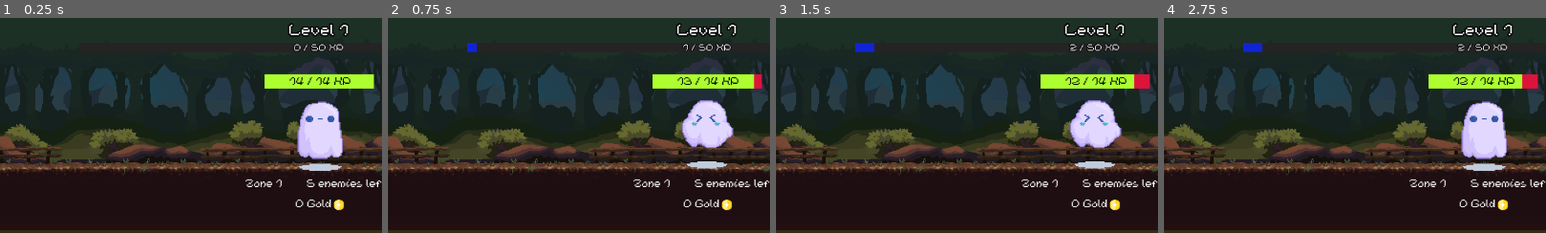
Above: before the commit, frames 1-4 (left to right).
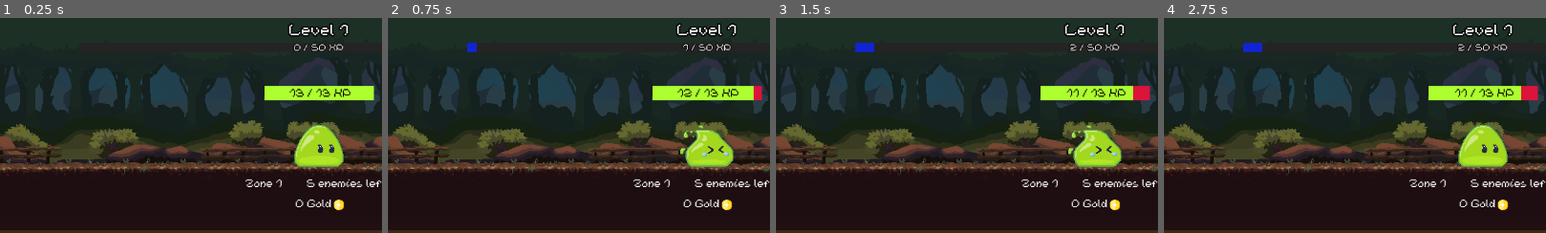
Above: after the commit, the same moments.

Repository: TTTaevas/SwordVenture
Game: Godot game, scene res://game.tscn
The game is run twice, just before and just after one commit, with the same random seed, the same clock (stepped at 60 frames per second) and the same inputs.
Inputs (mouse positions are % of the whole screen's width and height, from its top left):
- Up to frame 1 (0.25 s): no input
- Up to frame 2 (0.75 s): tap Enter at 0.5 s; move the mouse to (50, 27) at 0.52 s; click (50, 27) at 0.67 s
- Up to frame 3 (1.5 s): tap Space at 1.25 s; move the mouse to (30, 55) at 1.27 s; click (30, 55) at 1.42 s
- Up to frame 4 (2.75 s): tap Enter at 2 s; move the mouse to (60, 28) at 2.02 s; click (60, 28) at 2.17 s
The pictures show only the part of the screen within x 8-58%, y 0-50%; the shares and areas given below are measured in that part.

The runs differ from the first frame. In frame 1, 6.5% of the frame differs, in the area x 69-98%, y 26-72%; in frame 2, 6.6%, in the area x 69-98%, y 26-71%; in frame 3, 6.6%; in frame 4, 6.5%.

Commit message:
balance, catch up to fled enemies

Diff:
--- a/background.gd
+++ b/background.gd
@@ -14,10 +14,10 @@
 		if abs(i.position.x) > 640 :
 			i.position.x = 0
 
-func animate(enemies):
+func animate(max_time: float, normal_speed: float, enemies):
 	var elements := get_children()
-	var time := randf_range(0.90, 3.50)
-	var speed := 2.0 + (time / 2)
+	var time := randf_range(0.90, max_time)
+	var speed := normal_speed + (time / 2)
 
 	while time > 0:
 		await get_tree().create_timer(0.01).timeout
--- a/bottom_screen.gd
+++ b/bottom_screen.gd
@@ -17,11 +17,11 @@
 	"description": "Two rocks assembled on a stick. It's very cubic."},
 	{"category": "swords", "price": 100, "dps": 7, "name": "Iron Sword",
 	"description": "Forged by a blacksmith amateur. You'll have to deal with it."},
-	{"category": "swords", "price": 400, "dps": 20, "name": "Ruby Sword",
+	{"category": "swords", "price": 800, "dps": 20, "name": "Ruby Sword",
 	"description": "Shines like blood. Is it even made with Ruby?"},
-	{"category": "swords", "price": 2000, "dps": 60, "name": "Fire Sword",
+	{"category": "swords", "price": 3000, "dps": 60, "name": "Fire Sword",
 	"description": "A magical sword made of fire. Useful to cook some skeletons."},
-	{"category": "swords", "price": 5000, "dps": 150, "name": "Sapphire Sword",
+	{"category": "swords", "price": 12000, "dps": 150, "name": "Sapphire Sword",
 	"description": "Infused with magic, this sword shoots waves."},
 ]
 var shop_item = preload("res://shop_button.tscn")
@@ -64,9 +64,10 @@
 
 			# Cheat for vertical scrollbar
 			var separator = TextureRect.new()
+			separator.z_index = -10
 			separator.name = "separator_%s" % id
 			separator.texture = GradientTexture2D.new()
-			separator.texture.set_height(10 if id != len(filtered_items) else 30)
+			separator.texture.set_height(10 if id != len(filtered_items) else 60)
 			separator.texture.gradient = Gradient.new()
 			separator.texture.gradient.colors = PackedColorArray([Color(0,0,0,0), Color(0,0,0,0)])
 			shop.find_child("VContainer", true, false).add_child(separator)
@@ -77,6 +78,7 @@
 			var l = filtered_items[0]
 			var x = shop.find_children("item_*", "", true, false)[0].get_theme_font("font").get_string_size(l.description).x
 			var separator = TextureRect.new()
+			separator.z_index = -10
 			separator.name = "separator_horizontal"
 			separator.texture = GradientTexture2D.new()
 			separator.texture.set_width(x * 2)
@@ -130,7 +132,7 @@
 		button.position.x = x
 		button.position.y = $ShopBorder.position.y - 18 + (($ShopBorder.scale.y - 0.75) * 18)
 
-		var shop_items = shops.filter(func(s): return s.category == cat["name"])[0].find_children("item*", "Control", true, false)
+		var shop_items = shops.filter(func(s): return s.category == cat["name"])[0].find_child("VContainer", true, false).get_children().filter(func(i): return "separator" not in i.name)
 		for index in len(shop_items):
 			var item = shop_items[index]
 			item.position.x = 10
--- a/enemy.gd
+++ b/enemy.gd
@@ -19,6 +19,7 @@
 var panic := 0
 var shake := 0
 var fleeing := false
+var fled_once := false
 
 var max_health: int
 var health: int
@@ -39,7 +40,9 @@
 	blob_collision.position.y += offset
 	return blob_collision
 
-func _init():
+func _ready():
+	if max_health > 0:
+		return
 	var enemies = [
 		{normal = load("res://sprites/enemies/blob.png"), hurt = load("res://sprites/enemies/blobHurt.png"), dead = load("res://sprites/enemies/blobDead.png"),
 		offset = 0, collision = createShape(82, 70, 0)},
@@ -50,11 +53,11 @@
 	]
 	enemy_sprite = enemies.pick_random()
 
-	var personalities = ["plain", "coward", "persistent", "caring"]
+	var personalities := ["plain", "coward", "persistent", "caring"]
 	personality = personalities.pick_random()
 
 	var default_hp = randf_range(PlayerVariables.default_hp * 0.8, PlayerVariables.default_hp * 1.2)
-	health = default_hp * (((PlayerVariables.zone - 1) * 1.66) if PlayerVariables.zone > 1 else 1.0)
+	health = default_hp * (((PlayerVariables.zone - 1) * 1.88) if PlayerVariables.zone > 1 else 1.0)
 	if personality == "persistent":
 		health *= 1.3
 	elif personality == "caring":
@@ -69,7 +72,6 @@
 		var panic_bar = panicbar.instantiate()
 		add_child(panic_bar)
 
-func _ready():
 	var sprite := Sprite2D.new()
 	sprite.name = "Sprite"
 	sprite.texture = enemy_sprite.normal
@@ -99,7 +101,9 @@
 		new_position.x += 200
 		i -= 1
 
-	global_position.x = new_position.x + shake
+	if personality == "coward":
+		new_position.x += shake
+	global_position.x = new_position.x
 
 	if health <= 0 and not found_dead:
 		found_dead = true
@@ -107,27 +111,27 @@
 		pacification.emit("death", self)
 
 	elif personality == "coward" and not fleeing and not found_dead:
-		var dice = floor(randf_range(1, ((100 * health) / max_health) * PlayerVariables.zone))
+		var dice = floor(randf_range(1, ((100 * (health + PlayerVariables.level)) / max_health)))
 
-		if dice <= (panic * 2):
-			shake += 5 if dice <= (panic) else -shake + -5
+		if dice <= (panic * 3) or fled_once:
+			shake += 2 if dice <= (panic) else -shake + -2
 		if dice == 1:
 			panic += 1
 		if panic == 10:
 			$Sprite.texture = enemy_sprite.get("hurt")
-			$Sprite.set_flip_h(true)
 			fleeing = true
+			fled_once = true
 			var speed := 1.3
-			while position.x > -100:
+			while position.x < get_viewport_rect().size.x + 200:
 				await get_tree().create_timer(0.01).timeout
-				position.x -= speed
+				position.x += speed
 				speed += 0.7
 			pacification.emit("flee", self)
 
 func _input(ev):
 	if ev is InputEventMouseButton and ev.button_index == MOUSE_BUTTON_LEFT:
 		if ev.pressed and mouse_on_sprite and health > 0 and not fleeing:
-			health -= get_parent().level if "level" in get_parent() else 1
+			health -= PlayerVariables.level
 			PlayerVariables.experience += 1
 
 			var click_time := Time.get_unix_time_from_system()
@@ -135,5 +139,5 @@
 			$Sprite.texture = enemy_sprite.get("hurt")
 
 			await get_tree().create_timer(0.2).timeout
-			if click_time == latest_click and health > 0 and not fleeing:
+			if click_time == latest_click and health > 0 and not fleeing and not fled_once:
 				$Sprite.texture = enemy_sprite.get("normal")
--- a/enemy_screen.gd
+++ b/enemy_screen.gd
@@ -35,7 +35,11 @@
 		gold_change.emit(max(1, round(e.max_health / 10)))
 		PlayerVariables.experience += PlayerVariables.zone
 	elif method == "flee":
-		PlayerVariables.enemies_to_progress -= 1
+		var enemy = e.duplicate()
+		for property in e.get_property_list():
+			if property.usage == PROPERTY_USAGE_SCRIPT_VARIABLE:
+				enemy[property.name] = e[property.name]
+		PlayerVariables.enemies_fled.push_back(enemy)
 
 	var enemies := find_children("enemy_*", "", false, false)
 	if enemies.size() <= 0 or enemies.all(func(enemy): return (enemy.health <= 0 or enemy.fleeing)):
@@ -43,7 +47,7 @@
 
 		if PlayerVariables.enemies_killed >= PlayerVariables.enemies_to_progress:
 			animation_ongoing = true
-			await find_child("Background").animate(enemies)
+			await find_child("Background").animate(5.50, 0.75, enemies)
 			animation_ongoing = false
 
 			PlayerVariables.zone += 1
@@ -56,11 +60,26 @@
 		spawn_enemy()
 
 func spawn_enemy():
-	var enemy := enemy_scene.instantiate()
-	enemy.connect("pacification", pacification)
-	enemy.name = "enemy_%s" % find_children("enemy_*", "", false, false).size()
-	add_child(enemy)
+	var enemies := find_children("enemy_*", "", false, false)
+	if PlayerVariables.enemies_fled.size() >= 1 and PlayerVariables.enemies_fled.size() + enemies.size() >= enemies_left:
+		animation_ongoing = true
+		await find_child("Background").animate(1.0, 50.0, enemies)
+		animation_ongoing = false
+
+		var enemy = PlayerVariables.enemies_fled.front()
+		enemy.fleeing = false
+		enemy.panic = 0
+		enemy.shake = 0
+		enemy.connect("pacification", pacification)
+		add_child(enemy)
+		PlayerVariables.enemies_fled.remove_at(0)
+	else:
+		var enemy := enemy_scene.instantiate()
+		enemy.connect("pacification", pacification)
+		enemy.name = "enemy_%s" % enemy.get_instance_id()
+		add_child(enemy)
 
 	var max_enemies = floor(get_viewport_rect().size.x / 200)
-	if randi() % 5 == 4 and find_children("enemy_*", "", false, false).size() <min(max_enemies, enemies_left):
+	enemies = find_children("enemy_*", "", false, false)
+	if randi() % 5 == 4 and enemies.size() < min(max_enemies, enemies_left):
 		spawn_enemy()
--- a/game.gd
+++ b/game.gd
@@ -26,6 +26,7 @@
 			aps /= divider
 
 		PlayerVariables.damage_per_second = dps
+		PlayerVariables.damage_per_attack = max(0, dps / aps)
 		PlayerVariables.attacks_per_second = aps
 		for i in aps:
 			damage_with_sword((1.0 / aps) * (i + 1.0), dps / aps)
@@ -33,6 +34,6 @@
 func damage_with_sword(timeout: float, damage: float):
 	await get_tree().create_timer(timeout).timeout
 	var enemies = $Enemy_screen.find_children("", "Area2D", false, false)
-	enemies = enemies.filter(func(i): return i.health > 0)
+	enemies = enemies.filter(func(i): return i.health > 0 and i.fleeing == false)
 	if damage != null and enemies.size() > 0:
 		(enemies[0] if randi() % 31 < 30 else enemies.pick_random()).health -= damage
--- a/player_variables.gd
+++ b/player_variables.gd
@@ -1,15 +1,17 @@
 extends Node
 
-var level = 1
-var experience = 0
-var max_experience = 50
+var level := 1
+var experience := 0
+var max_experience := 50
 
-var gold = 0
+var gold := 0
 
-var zone = 1
-var enemies_to_progress = 5
-var enemies_killed = 0
-var default_hp = 10
+var zone := 1
+var enemies_to_progress := 5
+var enemies_killed := 0
+var enemies_fled := []
+var default_hp := 10
 
-var damage_per_second = 0
-var attacks_per_second = 0
+var damage_per_second := 0
+var damage_per_attack := 0
+var attacks_per_second := 0
--- a/shop.gd
+++ b/shop.gd
@@ -1,3 +1,12 @@
 extends Control
 
 var category: String
+
+func _process(_delta):
+	$Container/VContainer/Stats.text = "Damage per second: %s
+	Damage per attack: %s
+	Attacks per second: %s" % [
+		PlayerVariables.damage_per_second,
+		PlayerVariables.damage_per_attack,
+		PlayerVariables.attacks_per_second
+	]
--- a/shop.tscn
+++ b/shop.tscn
@@ -1,6 +1,7 @@
-[gd_scene load_steps=2 format=3 uid="uid://doqgib1stltyo"]
+[gd_scene load_steps=3 format=3 uid="uid://doqgib1stltyo"]
 
 [ext_resource type="Script" path="res://shop.gd" id="1_e3kmj"]
+[ext_resource type="LabelSettings" uid="uid://cpuux455m0mhe" path="res://font.tres" id="2_xu3t6"]
 
 [node name="Shop" type="Control"]
 layout_mode = 3
@@ -19,3 +20,11 @@
 [node name="VContainer" type="VBoxContainer" parent="Container"]
 layout_mode = 2
 theme_override_constants/separation = 0
+
+[node name="Stats" type="Label" parent="Container/VContainer"]
+layout_mode = 2
+text = "Damage per second: 0
+Damage per attack: 0
+Attacks per second: 0"
+label_settings = ExtResource("2_xu3t6")
+horizontal_alignment = 1
--- a/shop_button.gd
+++ b/shop_button.gd
@@ -18,7 +18,7 @@
 	original_dps = dps
 
 func _process(_delta):
-	if PlayerVariables.gold < price:
+	if PlayerVariables.gold < price or level + 1 > PlayerVariables.level:
 		disabled = true
 	elif disabled == true:
 		disabled = false
@@ -28,7 +28,7 @@
 	$Price.position.x = (size.x / 2) - ($Price.size.x / 2) - (gs_width / 2)
 	$GoldSprite.position.x = $Price.position.x + $Price.size.x + 12
 
-	$Price.text = "%s: %s" % ["Buy" if level == 0 else "Level up", price]
+	$Price.text = "%s: %s" % ["Buy" if level == 0 else "Upgrade", price]
 
 	if button_pressed and psed == false:
 		psed = true
@@ -44,7 +44,7 @@
 	if level < 1:
 		$Stats.text = "Once equipped, it is able to deal %s damage per second!" % dps
 	else:
-		$Stats.text = "Currently does %s dps, will do %s if you level it up!" % [current_dps, dps]
+		$Stats.text = "Does %s dps, will do %s if you upgrade it! Requires Level %s." % [current_dps, dps, level + 1]
 
 	$Description.size = $Description.get_theme_font("font").get_string_size($Description.text)
 	$Description.position.x = size.x + 10
--- a/shop_button.tscn
+++ b/shop_button.tscn
@@ -58,7 +58,7 @@
 layout_mode = 0
 offset_left = 94.0
 offset_top = 93.0
-offset_right = 203.0
-offset_bottom = 116.0
+offset_right = 359.0
+offset_bottom = 197.0
 text = "The item's epic description!"
 label_settings = ExtResource("5_nhsk4")
